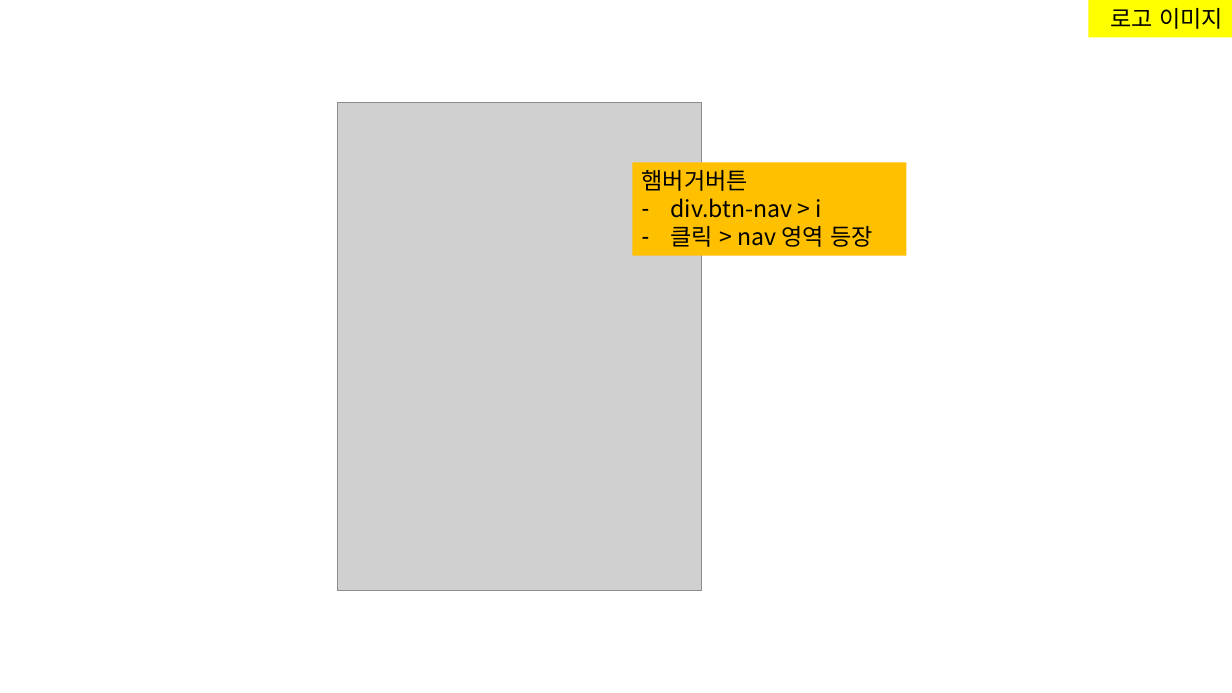
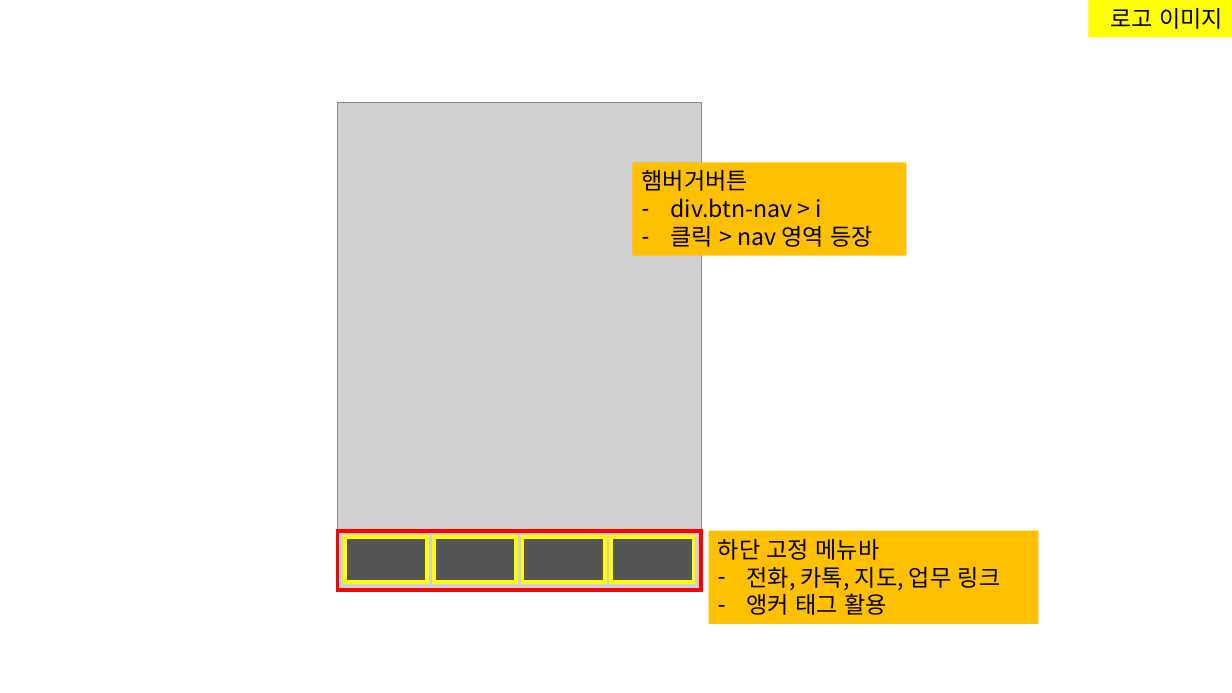
Before and after one commit to kim-yeny/project-lawfirm, a slide deck: slide 10 of [참고] lawfirm/(노트) lawfirm.pptx (slide 9 before the commit). Drawn at 1232x693 pixels with LibreOffice and Linux fonts; fonts in the diff are those of the drawing; grey boxes stand for pictures. Boxes give left, top, right and bottom in pixels: in the first picture for what was removed or moved away, otherwise in the second. Text is boxed around its words. In the diff, an @@ line names an element or a change of style, - is before the commit and + after.

```diff
--- a/[참고] lawfirm/(노트) lawfirm.pptx
+++ b/[참고] lawfirm/(노트) lawfirm.pptx
@@ rectangle added at (337, 531, 701, 590), outline #FF0000 3 pt @@
@@ rectangle added at (345, 538, 427, 582), fill #555555, outline #FFFF00 3 pt @@
@@ rectangle added at (433, 538, 516, 582), fill #555555, outline #FFFF00 3 pt @@
@@ rectangle added at (522, 538, 604, 582), fill #555555, outline #FFFF00 3 pt @@
@@ rectangle added at (612, 538, 694, 582), fill #555555, outline #FFFF00 3 pt @@
@@ rectangle added at (709, 531, 1039, 624), fill #FFC000, 18 pt, text #000000 @@
+하단 고정 메뉴바
+– 전화, 카톡, 지도, 업무 링크
+– 앵커 태그 활용
```
Also in this commit, not shown: 4 other slides changed, 2 slides added, 12 other files.
